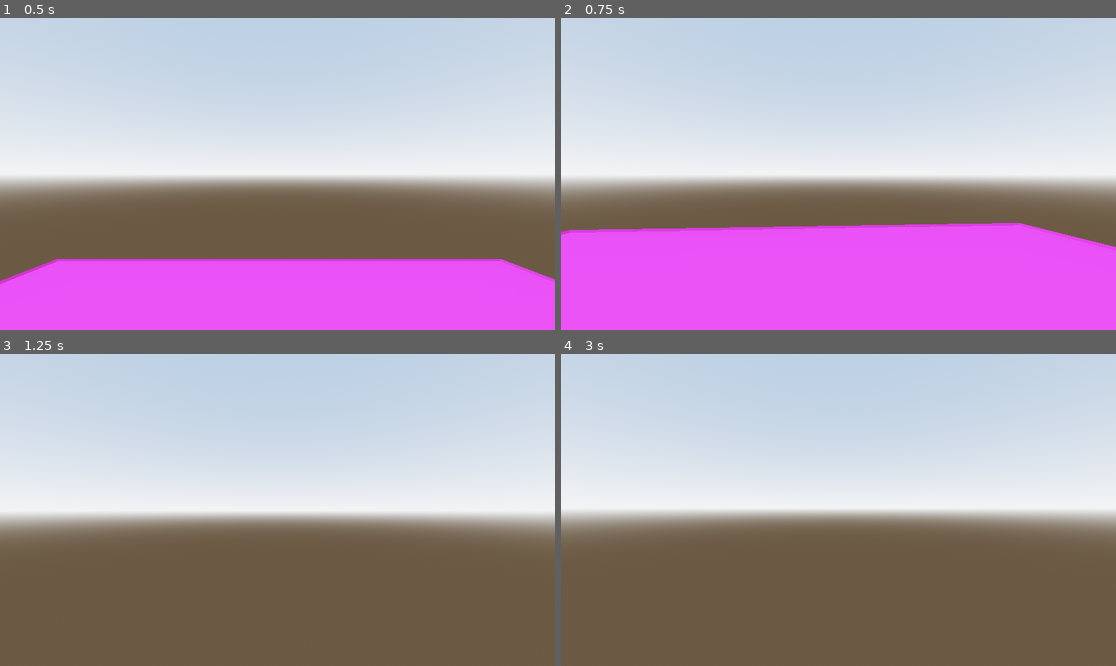
Above: before the commit, frames 1-4 (two rows, left to right).
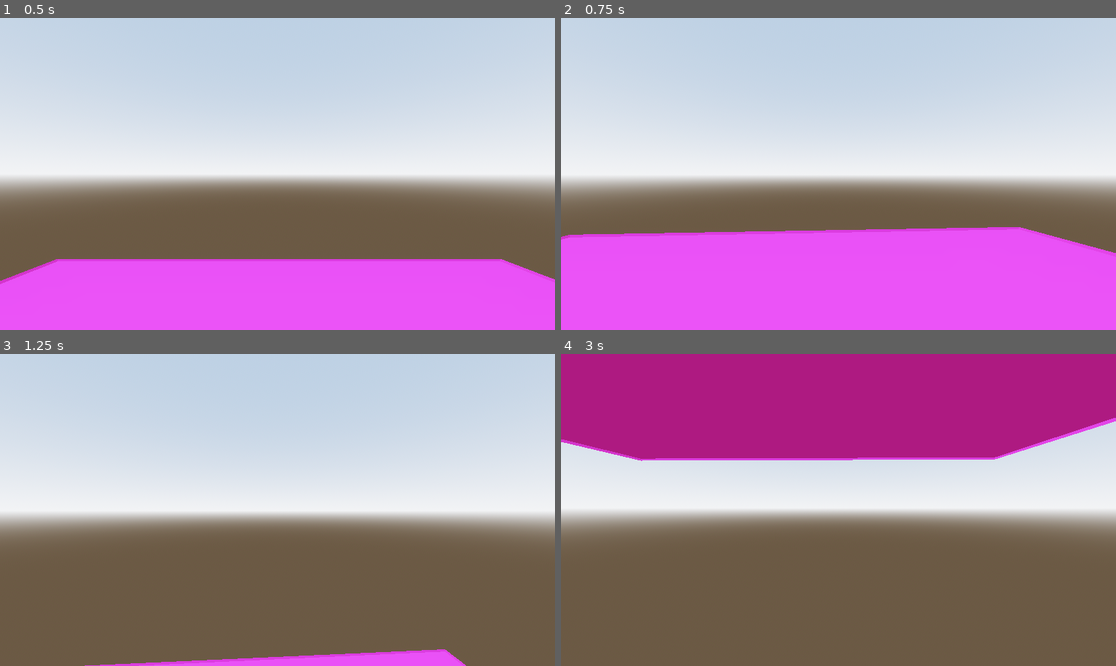
Above: after the commit, the same moments.

Repository: Games4Doritos/UWAGameJam2
Game: Godot game, scene res://Scenes/world.tscn
Same seed, same stepped clock (60 frames per second), same inputs: the game is played once before the commit and once after it. This scene is started directly instead of the project's main scene.
Inputs (mouse positions are in pixels of both pictures, inside the frame that each line leads up to):
- Up to frame 1 (0.5 s): no input
- Up to frame 2 (0.75 s): tap Enter (ui_accept) at 0.5 s; move the mouse to (866, 174) at 0.52 s; tap D (D) at 0.6 s; click (866, 174) at 0.67 s
- Up to frame 3 (1.25 s): tap Enter (ui_accept) at 0.77 s; tap S (S) at 0.8 s
- Up to frame 4 (3 s): move the mouse to (810, 510) at 1.27 s; tap S (S) at 1.35, 2.3 s; click (810, 510) at 1.42 s; tap Enter (ui_accept) at 1.52, 2 s; tap D (D) at 1.55, 2.85 s; move the mouse to (849, 503) at 2.02 s; tap A (A) at 2.1 s; click (849, 503) at 2.17 s; move the mouse to (832, 516) at 2.77 s; click (832, 516) at 2.92 s

Frame 1 is identical in both runs. In frame 2, 1.5% of the frame differs, in the area x 0-100%, y 65-76%; in frame 3, 1.9%; in frame 4, 32%, in the area x 0-100%, y 0-35%.

Commit message:
basic change gravity function

Diff:
--- a/Scenes/world.tscn
+++ b/Scenes/world.tscn
@@ -37,6 +37,13 @@
 mesh = SubResource("BoxMesh_a02cp")
 material = SubResource("StandardMaterial3D_5a7ea")
 
+[node name="CSGMesh3D2" type="CSGMesh3D" parent="."]
+transform = Transform3D(-8.603006, 0, 0, 0, -0.0498811, 0, 0, 0, -7.895674, 0.028707623, 12.988905, 0)
+use_collision = true
+flip_faces = true
+mesh = SubResource("BoxMesh_a02cp")
+material = SubResource("StandardMaterial3D_5a7ea")
+
 [node name="player" parent="." instance=ExtResource("2_5a7ea")]
 transform = Transform3D(1, 0, 0, 0, 1, 0, 0, 0, 1, 0, 2.9838457, 0)
 
--- a/Scripts/player.gd
+++ b/Scripts/player.gd
@@ -57,10 +57,16 @@
 		cameraX -= event.relative.y/1000
 		camera.rotation.x = cameraX
 	if event is InputEventMouseButton and event.button_index == MOUSE_BUTTON_LEFT and not pauseMenu.isPaused and event.pressed and not pauseMenu.leftmouseDead:
-		gravity = -gravity
-		print(gravity)
+		changeGrav()
 	if event.is_action_pressed("Esc") and not pauseMenu.isPaused and not pauseMenu.escDead:
 		pauseMenu.isPaused = true
 		pauseMenu.visible = true
 		get_tree().paused = true
 		Input.mouse_mode = Input.MOUSE_MODE_VISIBLE
+
+
+func changeGrav():
+	#camera.rotate_z(PI)
+	gravity = -gravity
+	if is_on_floor():
+		velocity.y = -gravity/abs(gravity)
